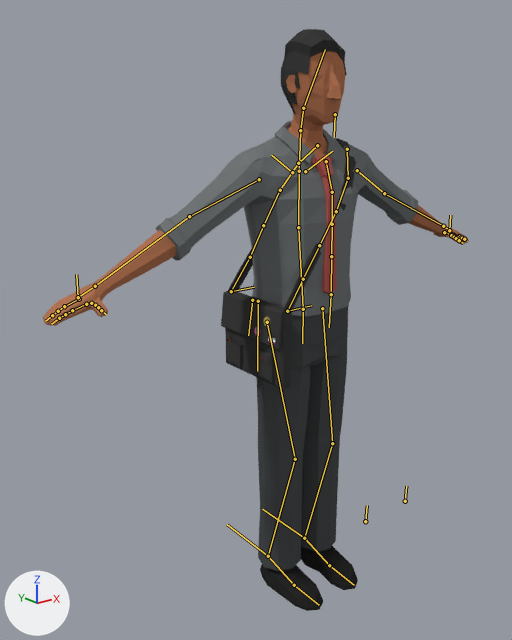
Before and after pictures for a commit that changed the Blender file Documentacao/Personagens/Marcelo/marcelo.blend.
Rendered twice from a camera (50 mm lens) standing at (-1.448, -1.519, 1.59) and looking at (-0.17, 0.08, 0.951). Lighting does not change. The marker at lower left points along +X, +Y and +Z. The bones that bend it are drawn over the model as lines.

Objects in the first picture: 'Marcelo'.
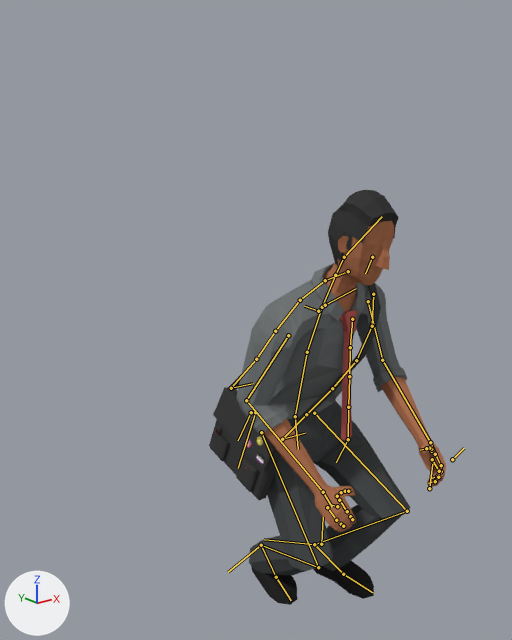
The newer file adds an action. The first version stands in its rest pose; the second is drawn at frame 41 of the action 'Jump Cycle'.

Changed parts and their boxes (x1, y1, x2, y2) in the pictures (512 x 640 px):
'Marcelo', posed (44% narrower, 29% shorter)
    before: (43, 29, 468, 611)
    after: (209, 190, 446, 605)
bone 'Belly', root to tip
    before: (303, 309) to (298, 227)
    after: (295, 416) to (307, 352)
bone 'Chest', root to tip
    before: (298, 227) to (299, 171)
    after: (307, 352) to (322, 307)
bone 'Traps', root to tip
    before: (299, 171) to (300, 130)
    after: (322, 307) to (335, 275)
bone 'Neck', root to tip
    before: (300, 130) to (303, 108)
    after: (335, 275) to (344, 257)
bone 'Tie.001', root to tip
    before: (332, 192) to (332, 224)
    after: (350, 347) to (349, 376)
bone 'IKTie', root to tip
    before: (331, 294) to (329, 327)
    after: (348, 439) to (336, 462)
bone 'Clavicle.L', root to tip
    before: (305, 171) to (332, 151)
    after: (325, 305) to (356, 288)
bone 'Arm.L', root to tip
    before: (357, 170) to (384, 193)
    after: (368, 301) to (382, 360)
bone 'Forearm.L', root to tip
    before: (384, 193) to (443, 226)
    after: (382, 360) to (430, 442)
bone 'ControlMao.L', root to tip
    before: (449, 230) to (450, 215)
    after: (452, 459) to (464, 448)
bone 'CorreiaTras', root to tip
    before: (335, 114) to (334, 137)
    after: (372, 257) to (365, 273)
bone 'Bolsa', root to tip
    before: (258, 301) to (257, 371)
    after: (255, 412) to (238, 468)
bone 'Clavicle.R', root to tip
    before: (292, 172) to (271, 155)
    after: (318, 311) to (304, 306)
bone 'Arm.R', root to tip
    before: (259, 179) to (189, 216)
    after: (288, 335) to (246, 400)
bone 'Forearm.R', root to tip
    before: (189, 216) to (95, 286)
    after: (246, 400) to (323, 492)
bone 'ControlMao.R', root to tip
    before: (78, 297) to (76, 274)
    after: (337, 506) to (330, 504)
bone 'Hips', root to tip
    before: (303, 309) to (302, 343)
    after: (295, 416) to (298, 449)
bone 'Toes.L', root to tip
    before: (329, 565) to (354, 585)
    after: (343, 574) to (372, 592)
bone 'PoleLeg.L', root to tip
    before: (405, 501) to (406, 486)
    after: (429, 488) to (432, 464)
bone 'PoleLeg.R', root to tip
    before: (365, 521) to (367, 505)
    after: (321, 544) to (323, 517)
bone 'IKLegCtr.L', root to tip
    before: (304, 538) to (262, 509)
    after: (314, 544) to (264, 539)
bone 'IKLegCtr.R', root to tip
    before: (268, 556) to (227, 524)
    after: (261, 545) to (228, 572)

What the commit changed:
Bone 'MASTER' (bone_master) moves from (0.0, 0.0, 0.0) to (0.0, 0.029, -0.378).
Bone 'MASTER' (bone_master) turns from (0, 0, 0) to (6, 0, 0) degrees about its own x, y and z.
Bone 'Belly' (bone_belly) turns from (0, 0, 0) to (14, -1, 2) degrees about its own x, y and z.
Bone 'Chest' (bone_chest) turns from (0, 0, 0) to (1, 2, -3) degrees about its own x, y and z.
Bone 'Traps' (bone_traps) turns from (0, 0, 0) to (1, 1, -1) degrees about its own x, y and z.
Bone 'Neck' (bone_neck) turns from (0, 0, 0) to (-8, 1, -2) degrees about its own x, y and z.
Bone 'Tie.001' (bone_tie_001) turns from (0, 0, 0) to (-1, -14, 0) degrees about its own x, y and z.
Bone 'IKTie' (bone_iktie) moves from (0.0, 0.0, 0.0) to (0.0, -0.04, -0.113).
Bone 'Clavicle.L' (bone_clavicle_l) moves from (0.0, 0.0, 0.0) to (-0.009, -0.003, -0.003).
Bone 'Clavicle.L' (bone_clavicle_l) turns from (0, 0, 0) to (-2, -1, -2) degrees about its own x, y and z.
Bone 'Arm.L' (bone_arm_l) moves from (0.0, 0.0, 0.0) to (-0.023, 0.016, 0.017).
Bone 'Arm.L' (bone_arm_l) turns from (0, 0, 0) to (-52, -6, -18) degrees about its own x, y and z.
Bone 'Forearm.L' (bone_forearm_l) turns from (0, 0, 0) to (-27, -10, -33) degrees about its own x, y and z.
Bone 'ControlMao.L' (bone_controlmao_l) moves from (0.0, 0.0, 0.0) to (0.038, 0.018, 0.019).
Bone 'CorreiaTras' (bone_correiatras) moves from (0.0, 0.0, 0.0) to (-0.01, -0.009, -0.019).
Bone 'CorreiaTras' (bone_correiatras) turns from (0, 0, 0) to (7, 3, -11) degrees about its own x, y and z.
Bone 'Bolsa' (bone_bolsa) moves from (0.0, 0.0, 0.0) to (-0.073, -0.092, -0.074).
Bone 'Bolsa' (bone_bolsa) turns from (0, 0, 0) to (-11, 1, 12) degrees about its own x, y and z.
Bone 'Clavicle.R' (bone_clavicle_r) moves from (0.0, 0.0, 0.0) to (-0.008, 0.0, 0.005).
Bone 'Clavicle.R' (bone_clavicle_r) turns from (0, 0, 0) to (-1, 1, 1) degrees about its own x, y and z.
Bone 'Arm.R' (bone_arm_r) turns from (0, 0, 0) to (-49, -32, 30) degrees about its own x, y and z.
Bone 'Forearm.R' (bone_forearm_r) turns from (0, 0, 0) to (-5, 13, 54) degrees about its own x, y and z.
Bone 'ControlMao.R' (bone_controlmao_r) moves from (0.0, 0.0, 0.0) to (-0.01, 0.014, 0.019).
Bone 'Hips' (bone_hips) turns from (0, 0, 0) to (-16, 0, 0) degrees about its own x, y and z.
Bone 'Toes.L' (bone_toes_l) turns from (0, 0, 0) to (-6, -1, 0) degrees about its own x, y and z.
Bone 'PoleLeg.L' (bone_poleleg_l) moves from (0.0, 0.0, 0.0) to (0.0, 0.0, -0.119).
Bone 'PoleLeg.L' (bone_poleleg_l) is rescaled from (1.0, 1.0, 1.0) to (1.64, 1.64, 1.64).
Bone 'PoleLeg.R' (bone_poleleg_r) moves from (0.0, 0.0, 0.0) to (0.0, 0.0, -0.176).
Bone 'PoleLeg.R' (bone_poleleg_r) is rescaled from (1.0, 1.0, 1.0) to (1.64, 1.64, 1.64).
Bone 'IKLegCtr.L' (bone_iklegctr_l) moves from (0.0, 0.0, 0.0) to (-0.011, -0.063, 0.011).
Bone 'IKLegCtr.L' (bone_iklegctr_l) turns from (0, 0, 0) to (-25, 0, 0) degrees about its own x, y and z.
Bone 'IKLegCtr.L' (bone_iklegctr_l) is rescaled from (1.0, 1.0, 1.0) to (1.29, 1.29, 1.29).
Bone 'IKLegCtr.R' (bone_iklegctr_r) moves from (0.0, 0.0, 0.0) to (0.036, 0.083, -0.018).
Bone 'IKLegCtr.R' (bone_iklegctr_r) turns from (0, 0, 0) to (-49, 0, 0) degrees about its own x, y and z.
Bone 'IKLegCtr.R' (bone_iklegctr_r) is rescaled from (1.0, 1.0, 1.0) to (1.3, 1.3, 1.3).
